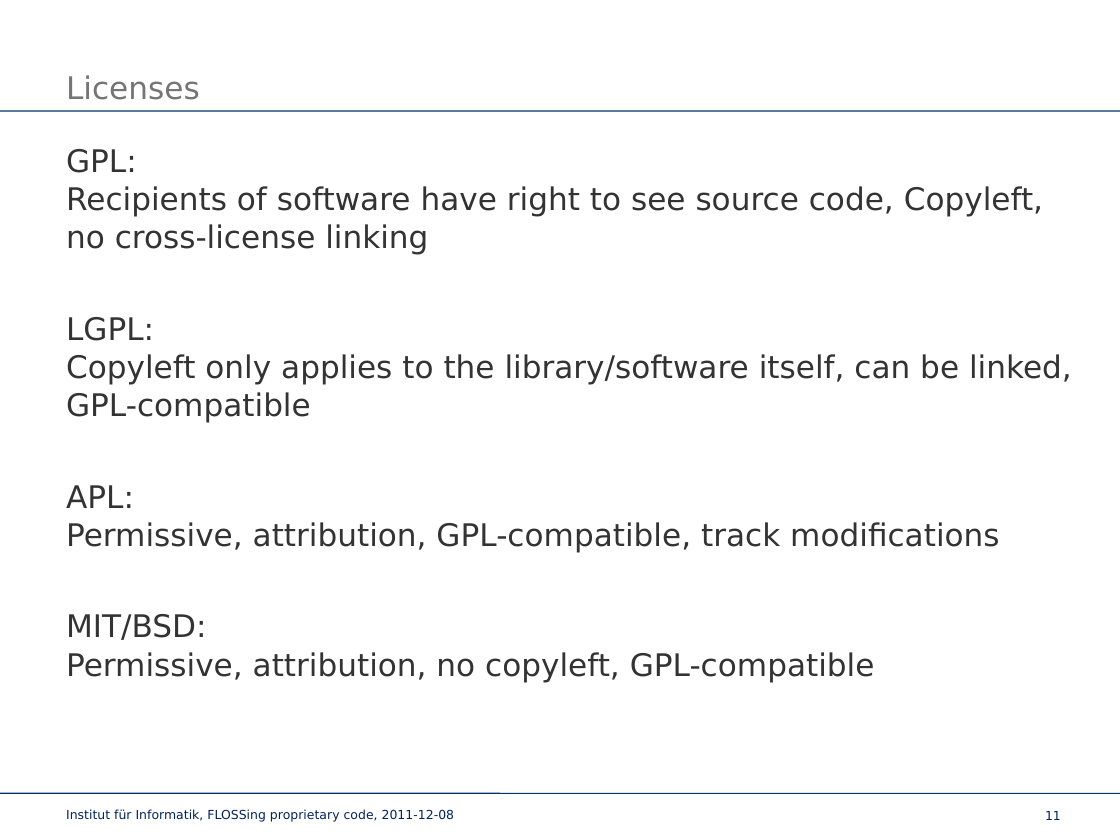
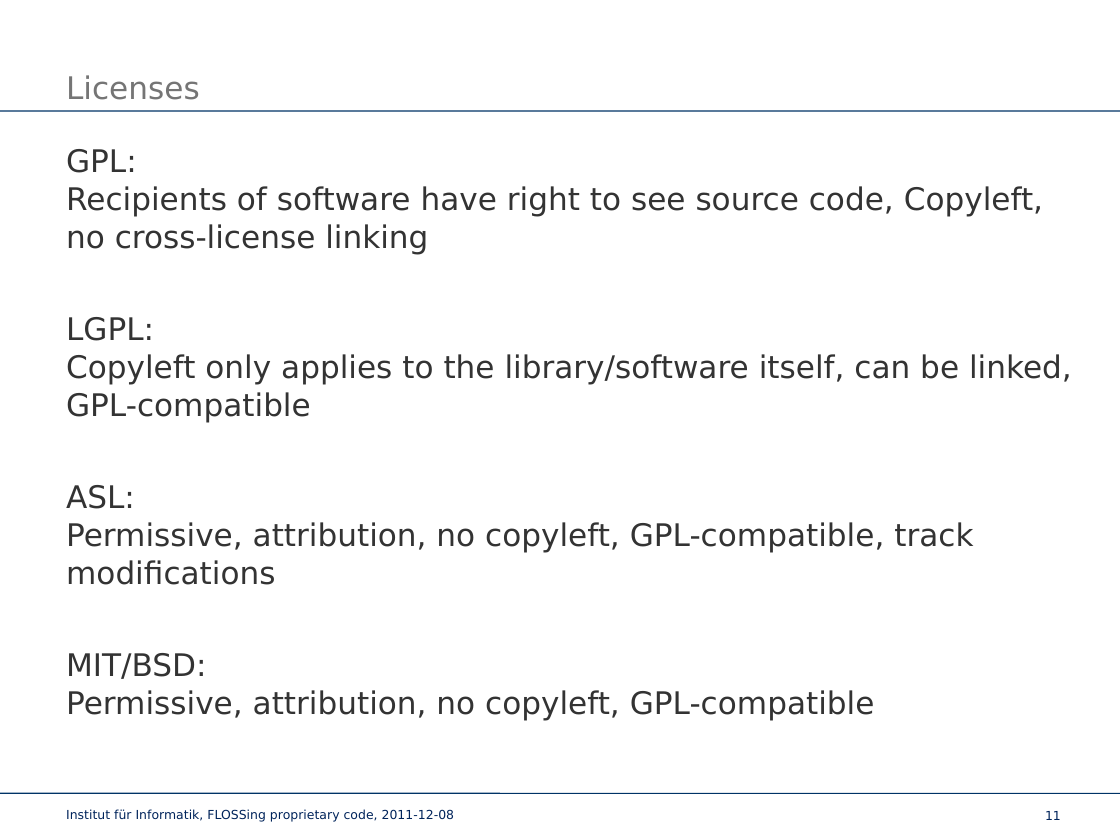
Before and after one commit to davkal/flossing-proprietary-code-talk, a slide deck: slide 11 of bse_david_kaltschmidt_flossing.pptx. Drawn at 1120x840 pixels with LibreOffice and Linux fonts; fonts in the diff are those of the drawing; background and template pictures are left out. Boxes give left, top, right and bottom in pixels: in the first picture for what was removed or moved away, otherwise in the second. Text is boxed around its words. In the diff, an @@ line names an element or a change of style, - is before the commit and + after.

```diff
--- a/bse_david_kaltschmidt_flossing.pptx
+++ b/bse_david_kaltschmidt_flossing.pptx
@@ text at (x1=66, y1=485, x2=973, y2=585): text changed @@
-APL:
-Permissive, attribution, GPL-compatible, track modifications
+ASL:
+Permissive, attribution, no copyleft, GPL-compatible, track modifications
```
Also in this commit, not shown: 7 other slides changed, 1 other file.
